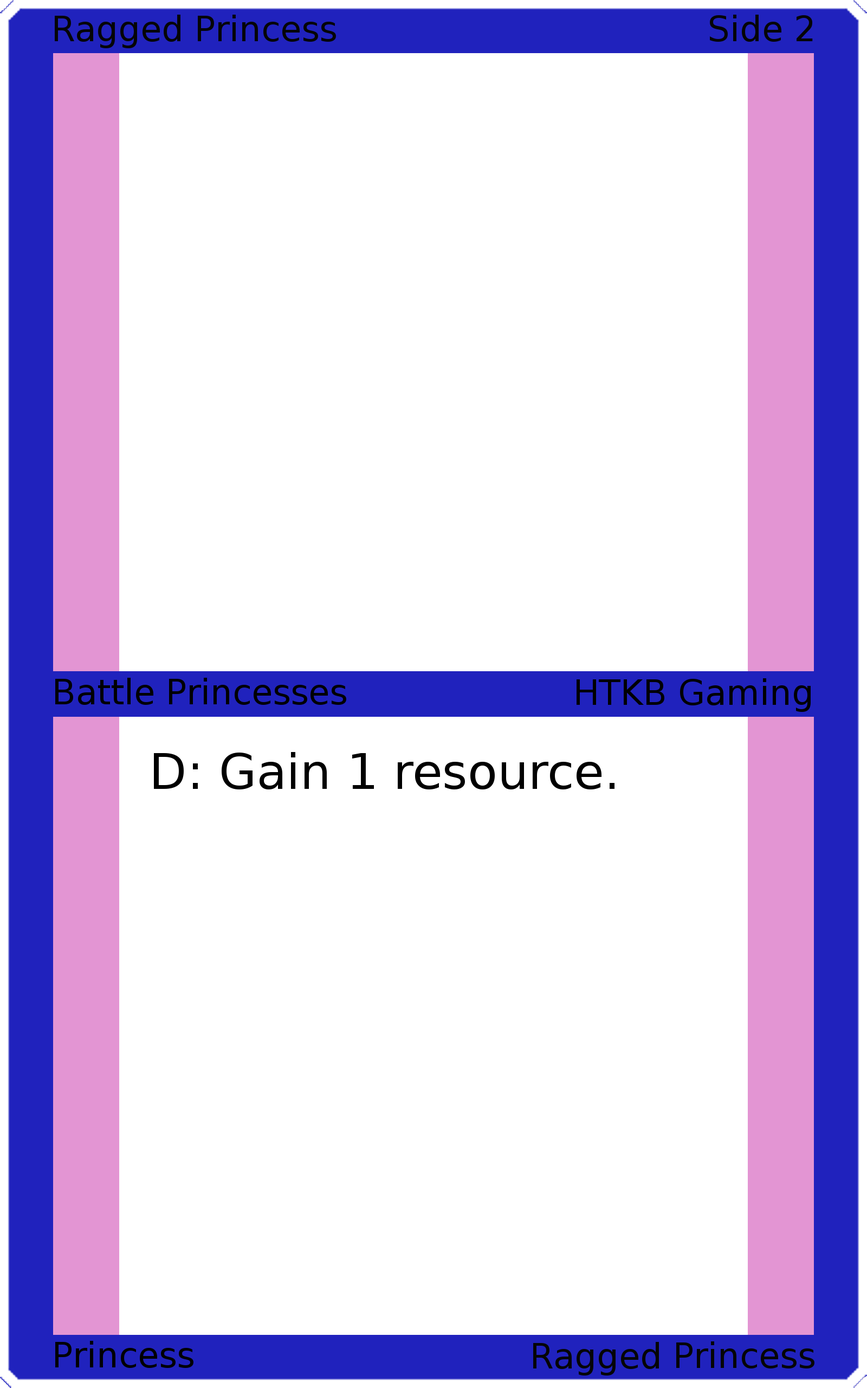
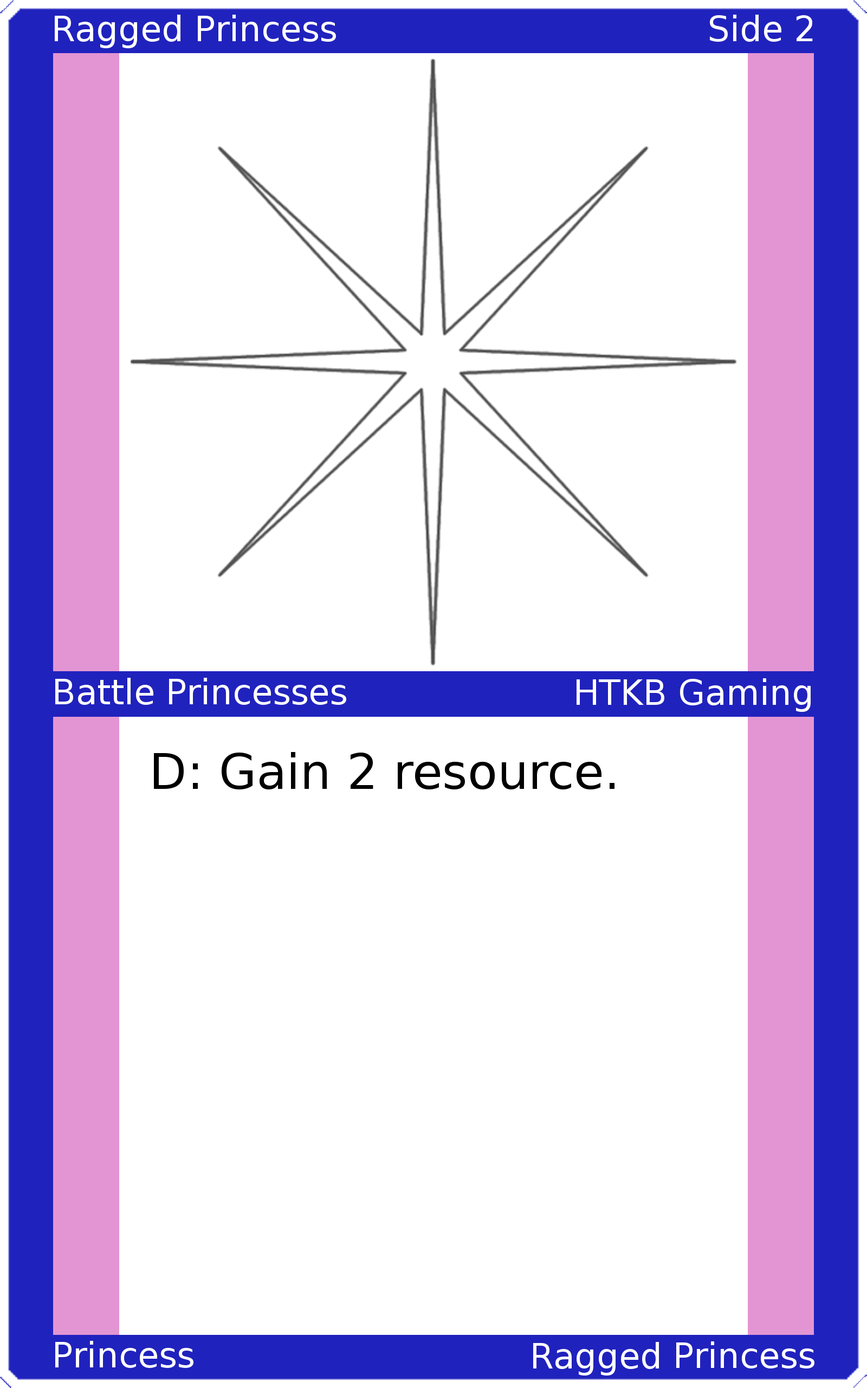
Two versions of the same layered image (867 x 1388). Layer-by-layer changes:
painted on "Upper Left" over left=54, top=14, right=337, bottom=49
painted on "Upper Right" over left=710, top=14, right=814, bottom=42
painted on "Mid Left" over left=55, top=677, right=347, bottom=705
painted on "Mid Right" over left=576, top=678, right=811, bottom=712
painted on "Card Text" over left=350, top=752, right=374, bottom=789
painted on "Bottom Left" over left=55, top=1340, right=194, bottom=1368
painted on "Bottom Right" over left=533, top=1340, right=815, bottom=1376
added layer "Art" above "Top Background" over left=129, top=57, right=738, bottom=666
